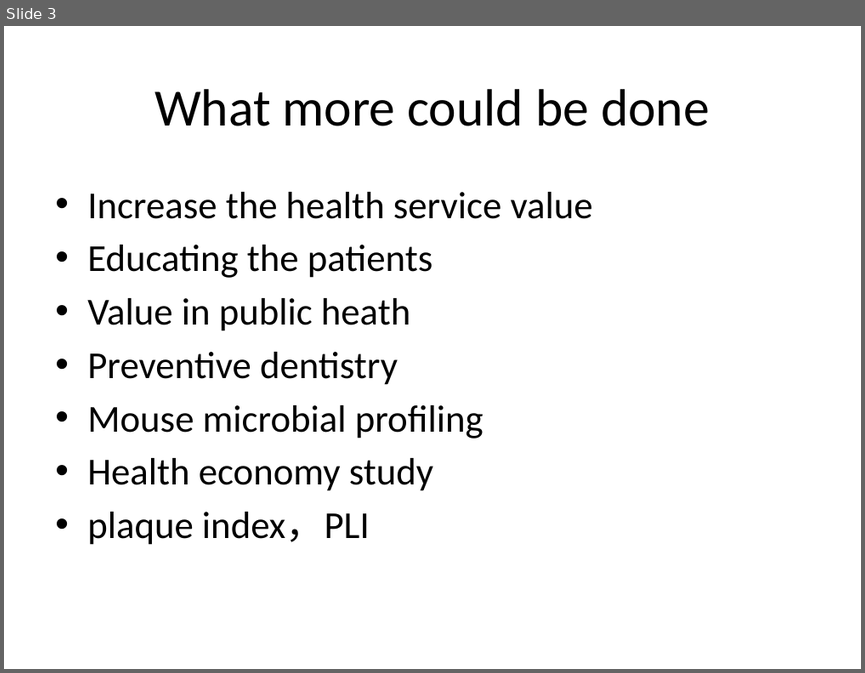
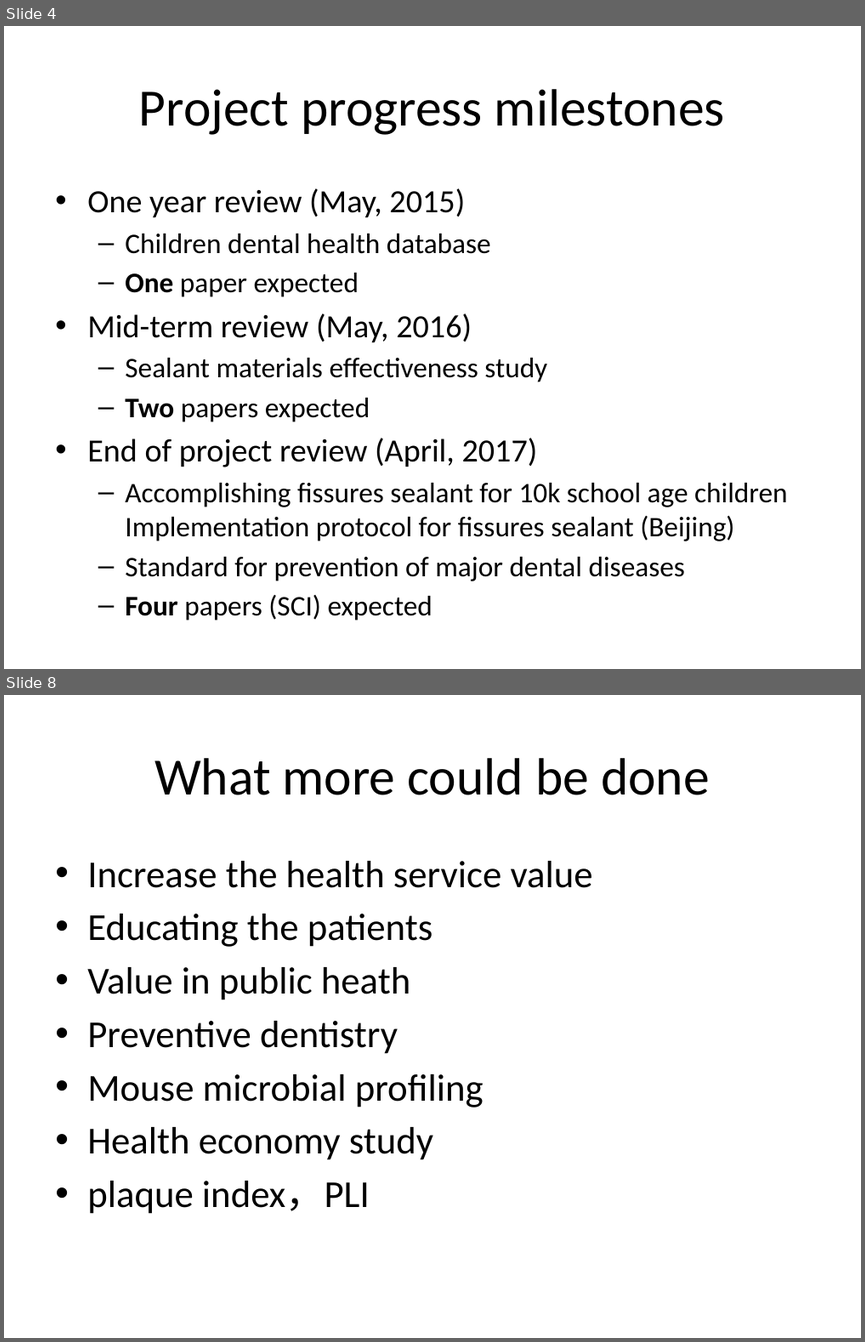
Before and after one commit to 2waybene/mixturemodel, a slide deck: BeijingMeeting/fissure_sealant.pptx. Shown one above the other, each under a label of ours: slide 3 before the commit, slides 4 and 8 after it; the slides between them are not shown. The pictures are 865x673 and 865x1342 pixels, drawn with LibreOffice and Linux fonts; fonts in the diff are those of the drawing. Boxes give left, top, right and bottom in pixels: in the first picture for what was removed or moved away, otherwise in the second. Text is boxed around its words. In the diff, an @@ line names an element or a change of style, - is before the commit and + after.

```diff
--- a/BeijingMeeting/fissure_sealant.pptx
+++ b/BeijingMeeting/fissure_sealant.pptx
@@ slide 4 added at (4,26,861,669), background #FFFFFF @@
@@ title added at (139,89,725,135), 44 pt, text #000000 @@
+Project progress milestones
@@ text added at (87,188,788,581), 23.8 pt, text #000000 @@
+• One year review (May, 2015)
+  – Children dental health database
+  – One paper expected
+• Mid-term review (May, 2016)
+  – Sealant materials effectiveness study
+  – Two papers expected
+• End of project review (April, 2017)
+  – Accomplishing fissures sealant for 10k school age children Implementation protocol for fissures sealant (Beijing)
+  – Standard for prevention of major dental diseases
+  – Four papers (SCI) expected
@@ what was slide 3 is now slide 8 @@
```
Also in this commit, not shown: 2 slides changed, 8 other slides added, 8 other files.
